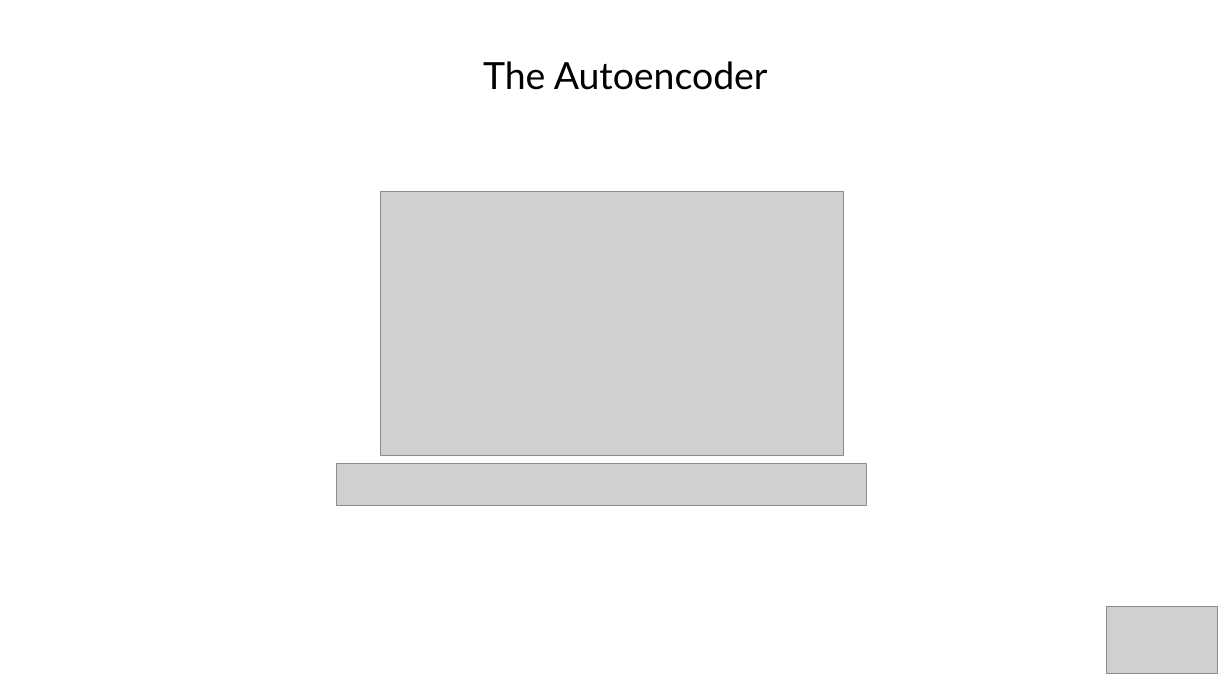
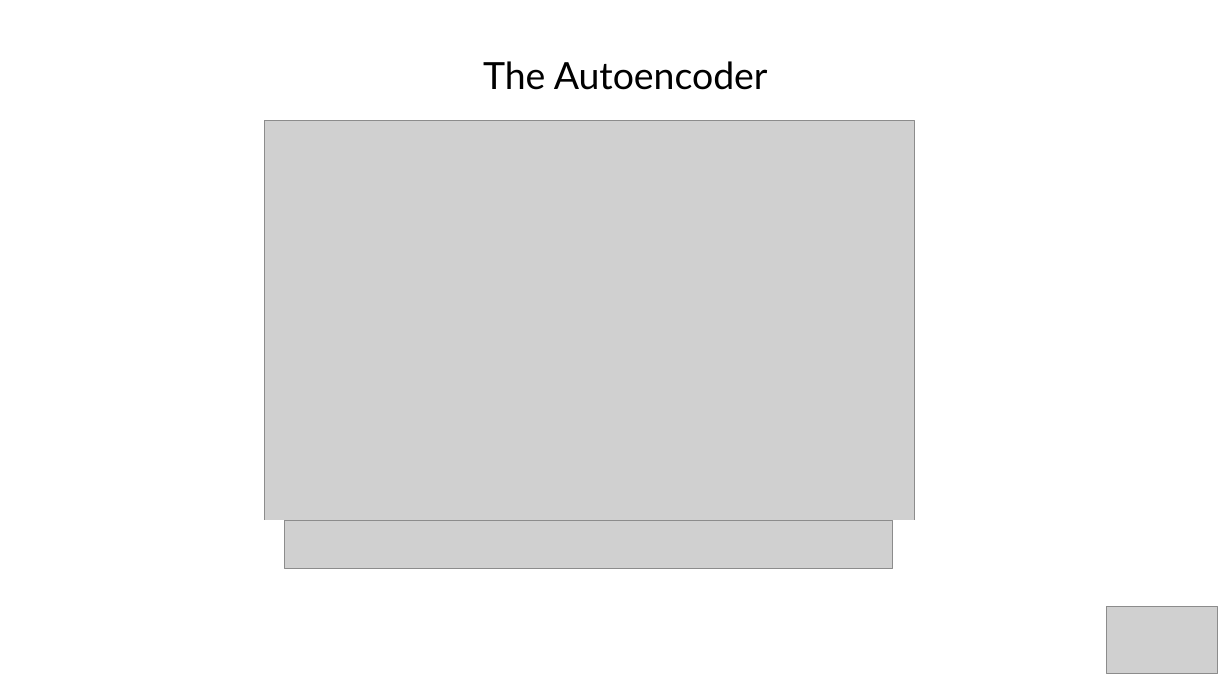
Before and after one commit to akinwilson/heed, a slide deck: slide 8 of representation-learning.odp. Drawn at 1232x693 pixels with LibreOffice and Linux fonts; fonts in the diff are those of the drawing; grey boxes stand for pictures. Boxes give left, top, right and bottom in pixels: in the first picture for what was removed or moved away, otherwise in the second. Text is boxed around its words. In the diff, an @@ line names an element or a change of style, - is before the commit and + after.

```diff
--- a/representation-learning.odp
+++ b/representation-learning.odp
@@ picture: place and size @@
-picture at [381,192,844,456]
+picture at [265,120,914,529]
@@ rectangle added at [256,521,954,545], fill #FFFFFF, outline #FFFFFF 0 pt @@
@@ picture: place and size @@
-picture at [337,463,866,505]
+picture at [285,521,893,569]
```
Also in this commit, not shown: 3 other slides changed, 5 slides added, 2 slides removed.
